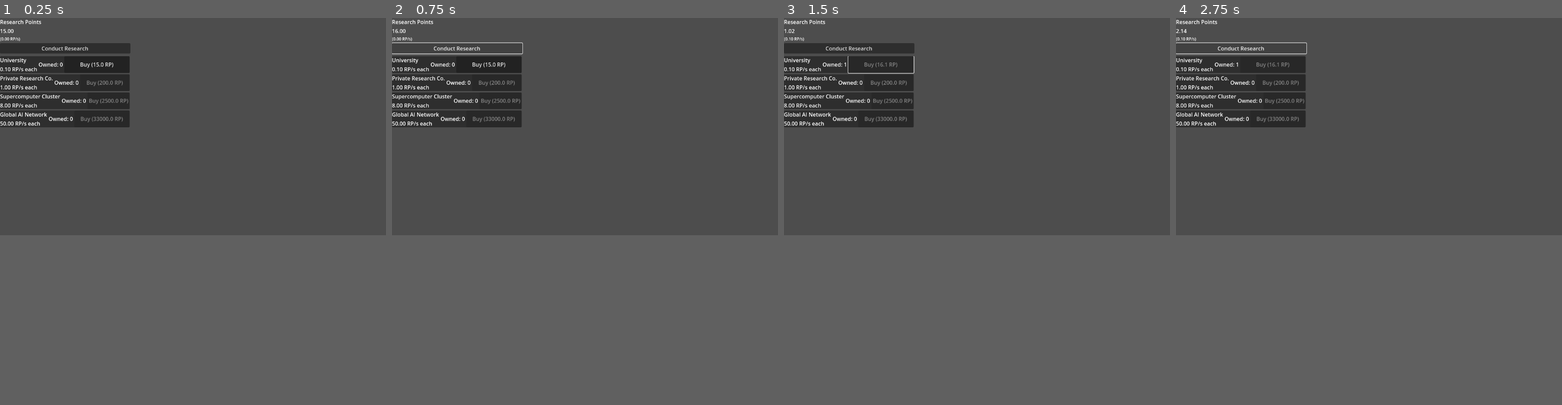
Above: before the commit, frames 1-4 (left to right).
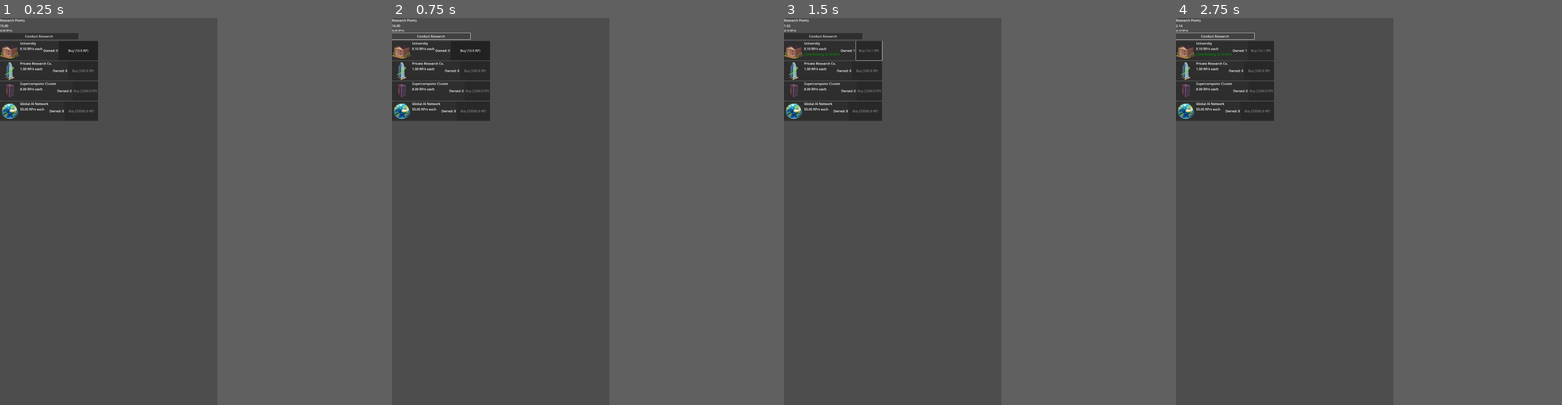
Above: after the commit, the same moments.

Repository: AMPerez04/space-exploration-game
Game: Godot game, scene res://main.tscn
Two runs of this game, one before a commit and one after it. Both use one fixed random seed, a clock stepped at 60 frames per second and the inputs below.
Inputs:
- Up to frame 1 (0.25 s): no input
- Up to frame 2 (0.75 s): click "Conduct Research" at 0.5 s
- Up to frame 3 (1.5 s): click "Buy (15.0 RP)" at 1.25 s
- Up to frame 4 (2.75 s): click "Conduct Research" at 2 s
In our replay, the window is 799x449 before the commit and 450x800 after it. These sizes can differ from the game's own. Grey fills any space a smaller window leaves; there, only what the larger window draws over its background counts as a difference.

The runs differ from the first frame. In frame 1, 4.2% of the frame differs, in the area x 0-34%, y 0-29%; in frame 2, 4.0%; in frame 3, 4.2%; in frame 4, 3.9%.

Commit message:
added game assets

Diff:
--- a/space-exploration-game/GeneratorData.gd
+++ b/space-exploration-game/GeneratorData.gd
@@ -25,3 +25,5 @@
 
 ## The production multiplier gained at each milestone (e.g., 2.0 for x2 speed).
 @export var production_multiplier: float = 2.0
+
+@export var icon: Texture2D
--- a/space-exploration-game/GeneratorRow.gd
+++ b/space-exploration-game/GeneratorRow.gd
@@ -5,8 +5,10 @@
 # We send the generator_id so the main scene knows WHICH button was pressed.
 signal buy_pressed(generator_id)
 
+@onready var icon_rect: TextureRect = $HBoxContainer/IconRect
 @onready var name_label: Label = $HBoxContainer/VBoxContainer/NameLabel
 @onready var rps_label: Label = $HBoxContainer/VBoxContainer/RPSLabel
+@onready var total_rps_label: Label = $HBoxContainer/VBoxContainer/TotalRPSLabel
 @onready var count_label: Label = $HBoxContainer/CountLabel
 @onready var buy_button: Button = $HBoxContainer/BuyButton
 
@@ -16,12 +18,22 @@
 func set_data(gen_data: GeneratorData, current_count: int, current_cost: float, can_afford: bool, current_multiplier: float):
 	self.generator_id = gen_data.id
 
+	icon_rect.texture = gen_data.icon
 	name_label.text = gen_data.display_name
 	count_label.text = "Owned: %d" % current_count
 
 	# UPDATED: Calculate and show the *boosted* RP/s value
 	var boosted_rps = gen_data.base_rps * current_multiplier
 	rps_label.text = "%.2f RP/s each" % boosted_rps
+
+	if current_count > 0:
+		# Calculate the total contribution from all generators of this type
+		var total_contribution = boosted_rps * current_count
+		total_rps_label.text = "Contributing: %.2f RP/s" % total_contribution
+		total_rps_label.show() # Make sure it's visible
+	else:
+		# If we don't own any, hide this label to keep the UI clean
+		total_rps_label.hide()
 
 	buy_button.text = "Buy (%.1f RP)" % current_cost
 	buy_button.disabled = not can_afford
--- a/space-exploration-game/generator_row.tscn
+++ b/space-exploration-game/generator_row.tscn
@@ -10,6 +10,11 @@
 [node name="HBoxContainer" type="HBoxContainer" parent="."]
 layout_mode = 2
 
+[node name="IconRect" type="TextureRect" parent="HBoxContainer"]
+custom_minimum_size = Vector2(96, 96)
+layout_mode = 2
+expand_mode = 1
+
 [node name="VBoxContainer" type="VBoxContainer" parent="HBoxContainer"]
 layout_mode = 2
 
@@ -19,6 +24,10 @@
 [node name="RPSLabel" type="Label" parent="HBoxContainer/VBoxContainer"]
 layout_mode = 2
 
+[node name="TotalRPSLabel" type="Label" parent="HBoxContainer/VBoxContainer"]
+layout_mode = 2
+theme_override_colors/font_color = Color(0, 0.560784, 0, 1)
+
 [node name="CountLabel" type="Label" parent="HBoxContainer"]
 layout_mode = 2
 
--- a/space-exploration-game/generators/global_ai_network.tres.tres
+++ b/space-exploration-game/generators/global_ai_network.tres.tres
@@ -1,6 +1,7 @@
-[gd_resource type="Resource" script_class="GeneratorData" load_steps=2 format=3 uid="uid://cejn8dh35yvr1"]
+[gd_resource type="Resource" script_class="GeneratorData" load_steps=3 format=3 uid="uid://cejn8dh35yvr1"]
 
 [ext_resource type="Script" uid="uid://ckn3lbl6vcb0b" path="res://GeneratorData.gd" id="1_0pn3n"]
+[ext_resource type="Texture2D" uid="uid://brvwx7l4ked71" path="res://assets/global_ai_network.png" id="1_c02ex"]
 
 [resource]
 script = ExtResource("1_0pn3n")
@@ -9,4 +10,7 @@
 base_cost = 33000.0
 base_rps = 50.0
 cost_multiplier = 1.15
+multiplier_milestones = Array[int]([10, 25, 50, 100, 200, 300, 400, 500])
+production_multiplier = 2.0
+icon = ExtResource("1_c02ex")
 metadata/_custom_type_script = "uid://ckn3lbl6vcb0b"
--- a/space-exploration-game/generators/private_company.tres
+++ b/space-exploration-game/generators/private_company.tres
@@ -1,5 +1,6 @@
-[gd_resource type="Resource" script_class="GeneratorData" load_steps=2 format=3 uid="uid://by3oxemgo34pg"]
+[gd_resource type="Resource" script_class="GeneratorData" load_steps=3 format=3 uid="uid://by3oxemgo34pg"]
 
+[ext_resource type="Texture2D" uid="uid://0o1ta7htgyf8" path="res://assets/private_company.png" id="1_olf7j"]
 [ext_resource type="Script" uid="uid://ckn3lbl6vcb0b" path="res://GeneratorData.gd" id="1_y2ydt"]
 
 [resource]
@@ -9,4 +10,7 @@
 base_cost = 200.0
 base_rps = 1.0
 cost_multiplier = 1.09
+multiplier_milestones = Array[int]([10, 25, 50, 100, 200, 300, 400, 500])
+production_multiplier = 2.0
+icon = ExtResource("1_olf7j")
 metadata/_custom_type_script = "uid://ckn3lbl6vcb0b"
--- a/space-exploration-game/generators/supercomputer_cluster.tres
+++ b/space-exploration-game/generators/supercomputer_cluster.tres
@@ -1,5 +1,6 @@
-[gd_resource type="Resource" script_class="GeneratorData" load_steps=2 format=3 uid="uid://cxoyrat8bb4hg"]
+[gd_resource type="Resource" script_class="GeneratorData" load_steps=3 format=3 uid="uid://cxoyrat8bb4hg"]
 
+[ext_resource type="Texture2D" uid="uid://cn8us8ofmvacf" path="res://assets/supercomputer_cluster.png" id="1_ddahu"]
 [ext_resource type="Script" uid="uid://ckn3lbl6vcb0b" path="res://GeneratorData.gd" id="1_wij6w"]
 
 [resource]
@@ -9,4 +10,7 @@
 base_cost = 2500.0
 base_rps = 8.0
 cost_multiplier = 1.12
+multiplier_milestones = Array[int]([10, 25, 50, 100, 200, 300, 400, 500])
+production_multiplier = 2.0
+icon = ExtResource("1_ddahu")
 metadata/_custom_type_script = "uid://ckn3lbl6vcb0b"
--- a/space-exploration-game/generators/university.tres
+++ b/space-exploration-game/generators/university.tres
@@ -1,5 +1,6 @@
-[gd_resource type="Resource" script_class="GeneratorData" load_steps=2 format=3 uid="uid://ddwql7qbr8wl"]
+[gd_resource type="Resource" script_class="GeneratorData" load_steps=3 format=3 uid="uid://ddwql7qbr8wl"]
 
+[ext_resource type="Texture2D" uid="uid://b5mlr6wksr7iv" path="res://assets/university.png" id="1_kk1cs"]
 [ext_resource type="Script" uid="uid://ckn3lbl6vcb0b" path="res://GeneratorData.gd" id="1_pstlt"]
 
 [resource]
@@ -9,4 +10,7 @@
 base_cost = 15.0
 base_rps = 0.1
 cost_multiplier = 1.07
+multiplier_milestones = Array[int]([10, 25, 50, 100, 200, 300, 400, 500])
+production_multiplier = 2.0
+icon = ExtResource("1_kk1cs")
 metadata/_custom_type_script = "uid://ckn3lbl6vcb0b"
--- a/space-exploration-game/offline_progress_popup.tscn
+++ b/space-exploration-game/offline_progress_popup.tscn
@@ -3,8 +3,10 @@
 [ext_resource type="Script" uid="uid://dtosohd6wcedj" path="res://offline_progress_popup.gd" id="1_5jitm"]
 
 [node name="OfflineProgressPopup" type="PanelContainer"]
-offset_right = 88.0
-offset_bottom = 58.0
+offset_left = 755.0
+offset_top = 100.0
+offset_right = 961.0
+offset_bottom = 158.0
 script = ExtResource("1_5jitm")
 
 [node name="VBoxContainer" type="VBoxContainer" parent="."]
--- /dev/null
+++ b/space-exploration-game/popup_holder.tscn
@@ -0,0 +1,24 @@
+[gd_scene load_steps=2 format=3 uid="uid://c76uisx2j5elo"]
+
+[ext_resource type="PackedScene" uid="uid://cfta23sekc65w" path="res://offline_progress_popup.tscn" id="1_elvr3"]
+
+[node name="PopupHolder" type="CanvasLayer"]
+
+[node name="ColorRect" type="ColorRect" parent="."]
+anchors_preset = 15
+anchor_right = 1.0
+anchor_bottom = 1.0
+grow_horizontal = 2
+grow_vertical = 2
+color = Color(0, 0, 0, 0.501961)
+
+[node name="CenterContainer" type="CenterContainer" parent="ColorRect"]
+layout_mode = 1
+anchors_preset = 15
+anchor_right = 1.0
+anchor_bottom = 1.0
+grow_horizontal = 2
+grow_vertical = 2
+
+[node name="OfflineProgressPopup" parent="ColorRect/CenterContainer" instance=ExtResource("1_elvr3")]
+layout_mode = 2
--- a/space-exploration-game/project.godot
+++ b/space-exploration-game/project.godot
@@ -19,6 +19,12 @@
 
 GameManager="*res://game_manager.tscn"
 
+[display]
+
+window/size/viewport_width=1080
+window/size/viewport_height=1920
+window/stretch/mode="viewport"
+
 [rendering]
 
 renderer/rendering_method="mobile"
Binary file added: space-exploration-game/assets/global_ai_network.png
Not shown, added: space-exploration-game/assets/global_ai_network.png.import
Binary file added: space-exploration-game/assets/private_company.png
Not shown, added: space-exploration-game/assets/private_company.png.import
Binary file added: space-exploration-game/assets/supercomputer_cluster.png
Not shown, added: space-exploration-game/assets/supercomputer_cluster.png.import
Binary file added: space-exploration-game/assets/university.png
Not shown, added: space-exploration-game/assets/university.png.import
